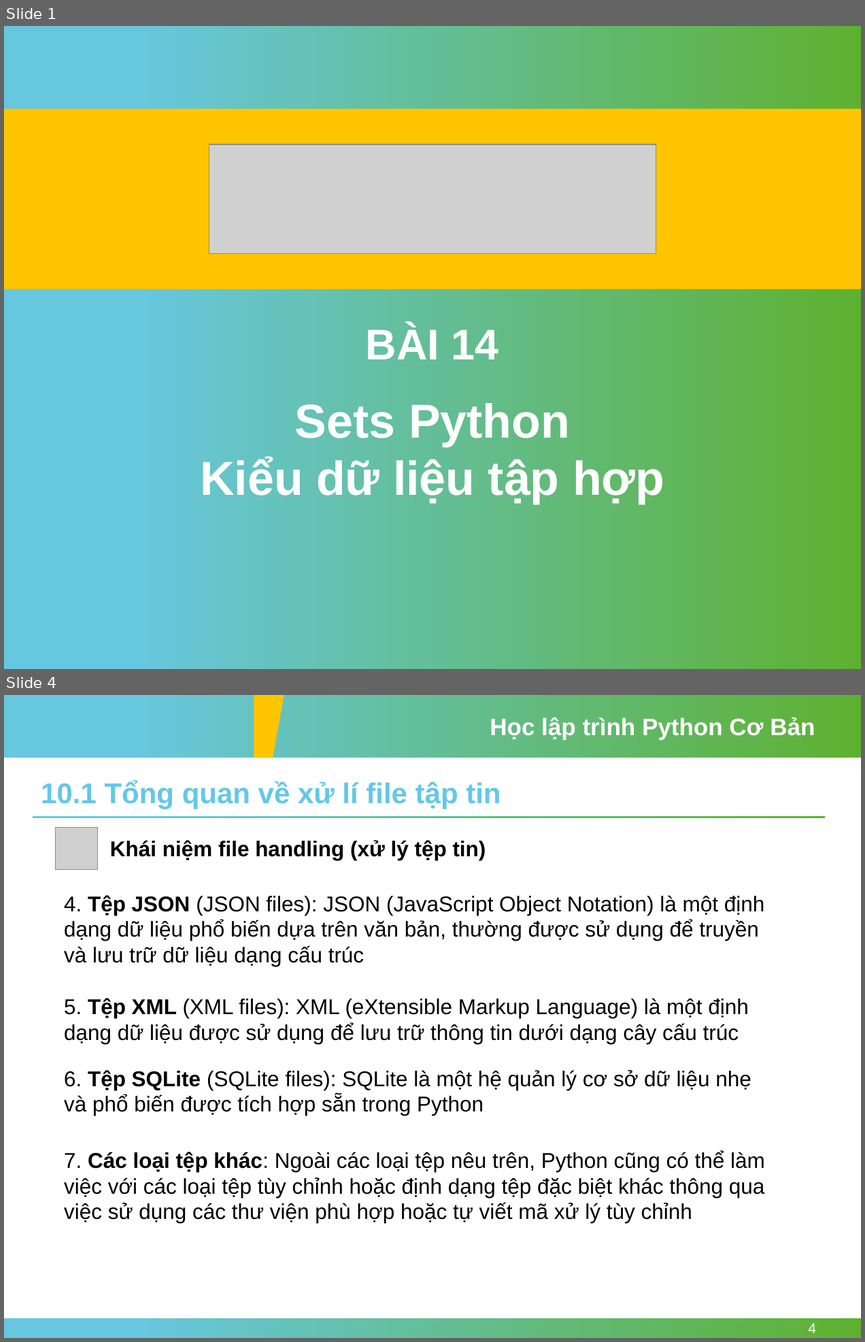
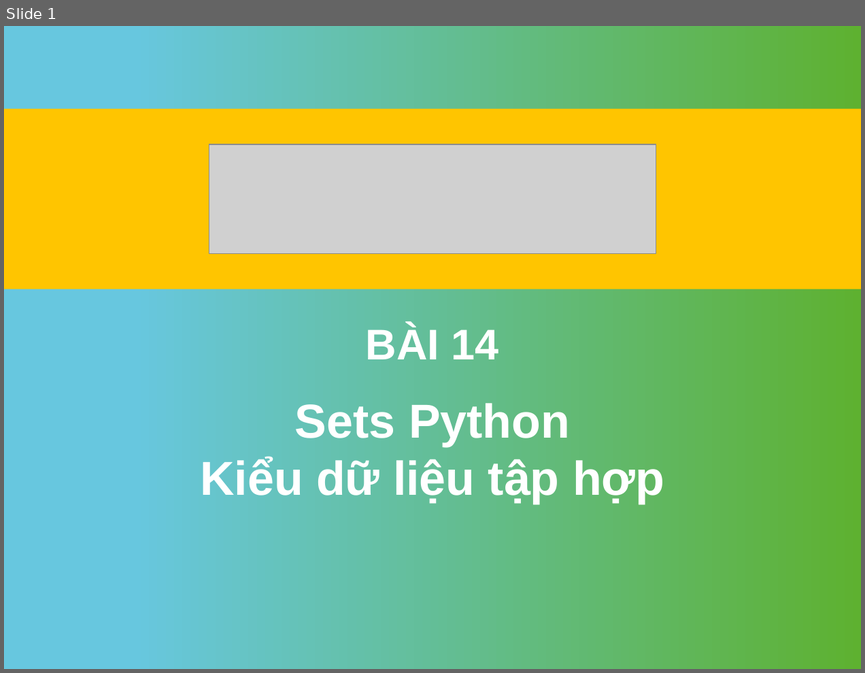
Before and after one commit to nhannn87dn/Learn-Python-Basic, a slide deck: Session-14-Sets/Session-14-Sets-Python.pptx. Shown one above the other, each under a label of ours: slides 1 and 4 before the commit, slide 1 after it; the slides between them are not shown. The pictures are 865x1342 and 865x673 pixels, drawn with LibreOffice and Linux fonts; fonts in the diff are those of the drawing; grey boxes stand for pictures; background and template pictures are left out. Boxes give left, top, right and bottom in pixels: in the first picture for what was removed or moved away, otherwise in the second. Text is boxed around its words. In the diff, an @@ line names an element or a change of style, - is before the commit and + after.

```diff
--- a/Session-14-Sets/Session-14-Sets-Python.pptx
+++ b/Session-14-Sets/Session-14-Sets-Python.pptx
@@ slide 4 removed at [4,695,861,1338], background #FFFFFF @@
@@ rectangle removed at [4,695,861,758] @@
@@ freeform shape removed at [254,695,284,758] @@
@@ text removed at [490,717,815,740] @@
-Học lập trình Python Cơ Bản
@@ text removed at [41,781,500,809] @@
-10.1 Tổng quan về xử lí file tập tin
@@ rectangle removed at [33,816,825,818] @@
@@ picture removed at [56,827,97,869] @@
@@ text removed at [110,840,486,860] @@
-Khái niệm file handling (xử lý tệp tin)
@@ text removed at [64,895,765,966] @@
-4. Tệp JSON (JSON files): JSON (JavaScript Object Notation) là một định dạng dữ liệu phổ biến dựa trên văn bản, thường được sử dụng để truyền và lưu trữ dữ liệu dạng cấu trúc
@@ text removed at [64,998,749,1044] @@
-5. Tệp XML (XML files): XML (eXtensible Markup Language) là một định dạng dữ liệu được sử dụng để lưu trữ thông tin dưới dạng cây cấu trúc
@@ text removed at [64,1070,751,1115] @@
-6. Tệp SQLite (SQLite files): SQLite là một hệ quản lý cơ sở dữ liệu nhẹ và phổ biến được tích hợp sẵn trong Python
@@ text removed at [64,1151,765,1223] @@
-7. Các loại tệp khác: Ngoài các loại tệp nêu trên, Python cũng có thể làm việc với các loại tệp tùy chỉnh hoặc định dạng tệp đặc biệt khác thông qua việc sử dụng các thư viện phù hợp hoặc tự viết mã xử lý tùy chỉnh
@@ rectangle removed at [4,1318,861,1338] @@
@@ page number removed at [808,1323,816,1333] @@
-4
```
Also in this commit, not shown: 3 slides changed, 7 slides added, 16 other slides removed, 11 other files.
